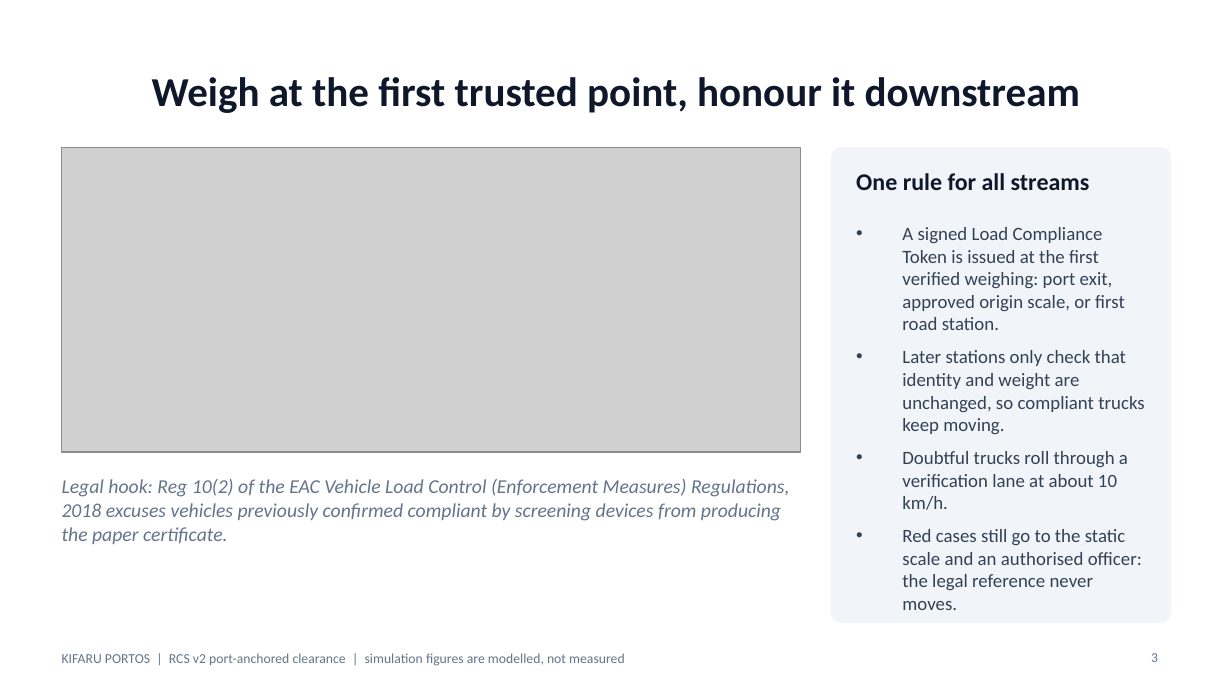
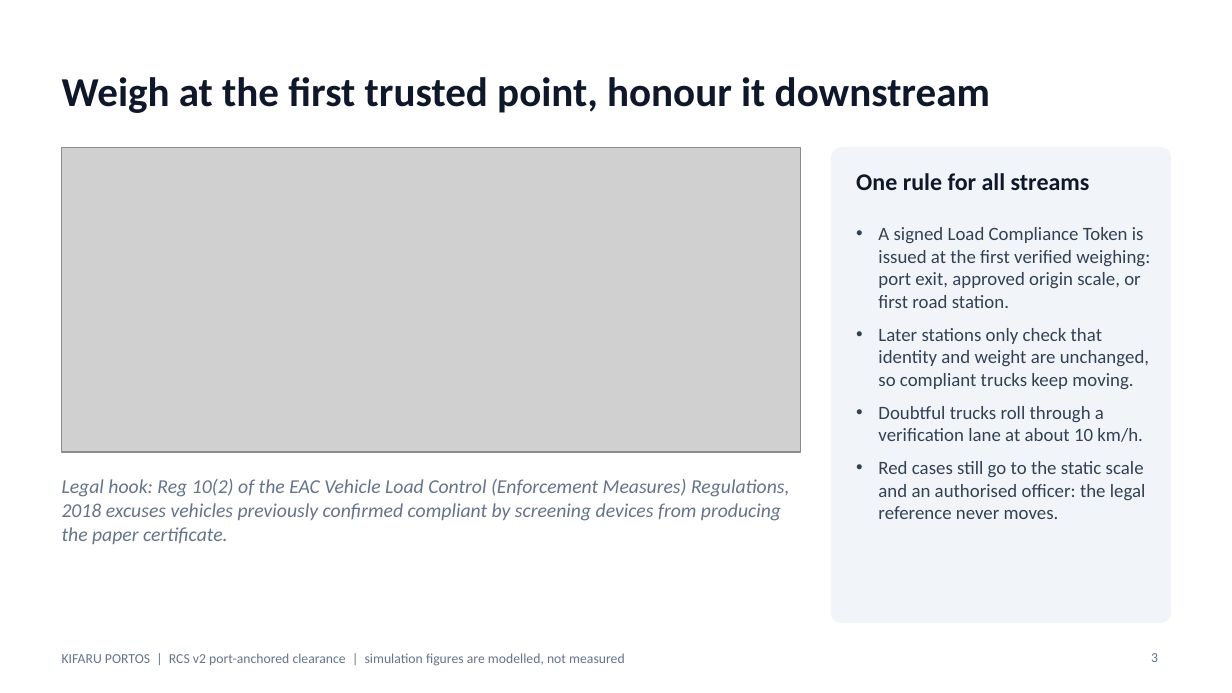
Before and after one commit to Jrjunior-mk/KIFARU-PORTOS-1.0, a slide deck: slide 3 of docs/07-proposal/KIFARU-PORTOS-Proposal-Deck.pptx. Drawn at 1232x693 pixels with LibreOffice and Linux fonts; fonts in the diff are those of the drawing; grey boxes stand for pictures. Boxes give left, top, right and bottom in pixels: in the first picture for what was removed or moved away, otherwise in the second. Text is boxed around its words. In the diff, an @@ line names an element or a change of style, - is before the commit and + after.

```diff
--- a/docs/07-proposal/KIFARU-PORTOS-Proposal-Deck.pptx
+++ b/docs/07-proposal/KIFARU-PORTOS-Proposal-Deck.pptx
@@ title "Weigh at the first trusted ..." at bbox=[62, 77, 990, 113]: alignment centre to left @@
@@ text "A signed Load Compliance Token ..." at bbox=[878, 227, 1150, 519]: indent changed @@
```
Also in this commit, not shown: 15 other slides changed, 1 other file.
